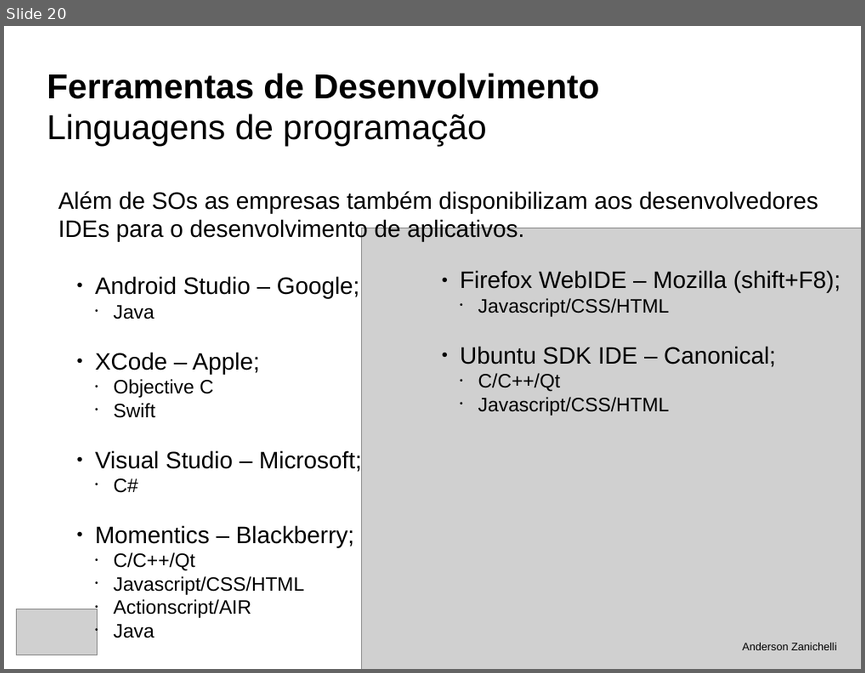
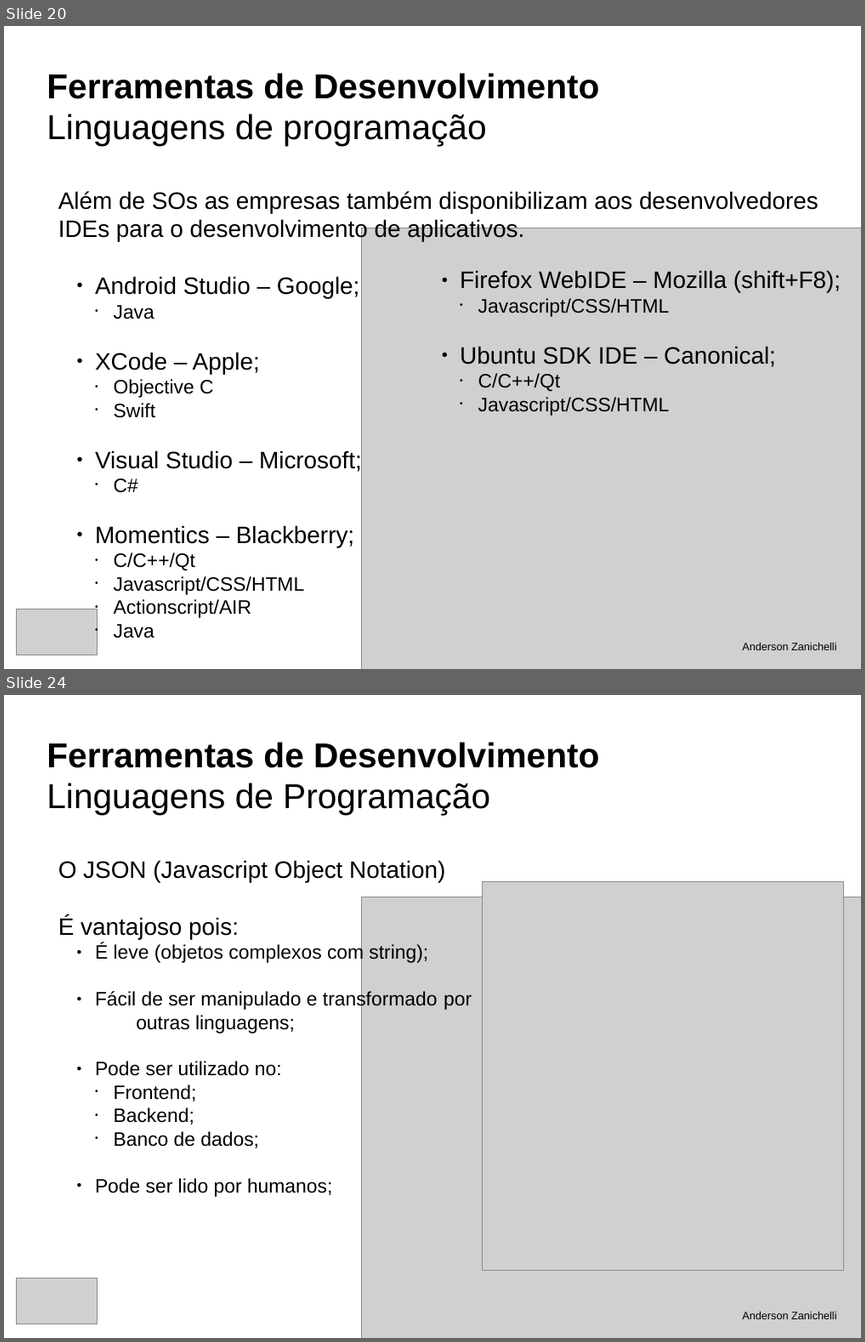
Before and after one commit to andersonzanichelli/tcc-informatica, a slide deck: defesa.odp. Shown one above the other, each under a label of ours: slide 20 before the commit, slides 20 and 24 after it; the slides between them are not shown. The pictures are 865x673 and 865x1342 pixels, drawn with LibreOffice and Linux fonts; fonts in the diff are those of the drawing; grey boxes stand for pictures. Boxes give left, top, right and bottom in pixels: in the first picture for what was removed or moved away, otherwise in the second. Text is boxed around its words. In the diff, an @@ line names an element or a change of style, - is before the commit and + after.

Commit message:
Defesa - Desenvolvimento

```diff
--- a/defesa.odp
+++ b/defesa.odp
@@ slide 24 added at box(4, 695, 861, 1338), background #FFFFFF @@
@@ title added at box(46, 742, 599, 815), 32 pt, text #000000, bold @@
+Ferramentas de Desenvolvimento
+Linguagens de Programação
@@ text added at box(58, 860, 472, 1197), 18 pt, text #000000 @@
+O JSON (Javascript Object Notation)
+É vantajoso pois:
+  ● É leve (objetos complexos com string);
+  ● Fácil de ser manipulado e transformado por
+outras linguagens;
+  ● Pode ser utilizado no:
+    • Frontend;
+    • Backend;
+    • Banco de dados;
+  ● Pode ser lido por humanos;
@@ picture added at box(362, 897, 861, 1338) @@
@@ picture added at box(483, 882, 844, 1270) @@
@@ picture added at box(17, 1278, 98, 1324) @@
@@ text added at box(742, 1310, 836, 1319), 10 pt, text #000000 @@
+Anderson Zanichelli
```
Also in this commit, not shown: 1 slide changed, 15 other slides added, 2 slides removed, 12 other files.
